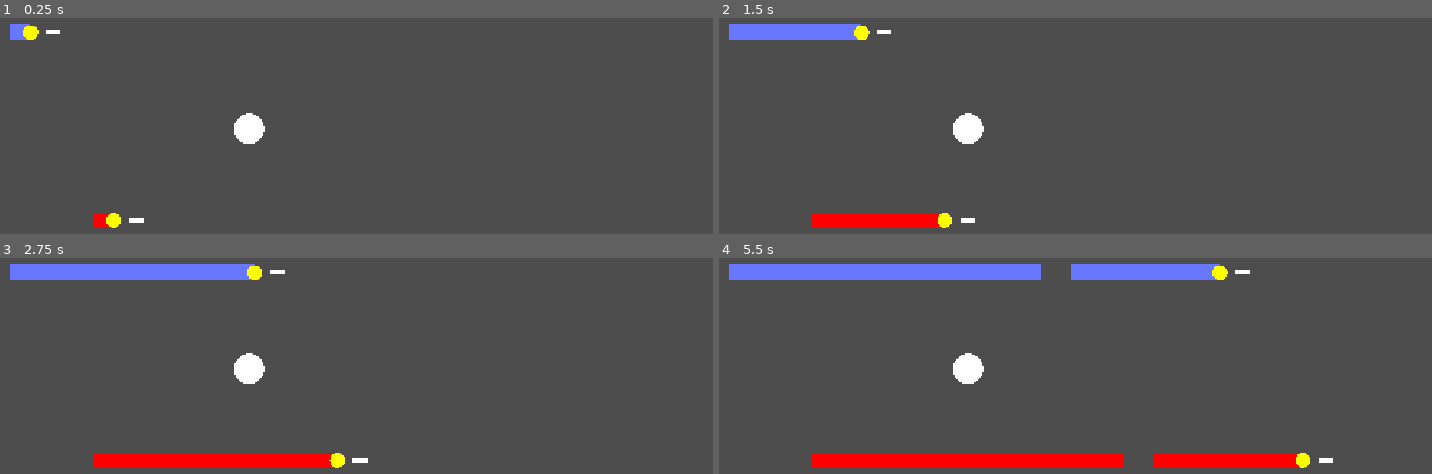
Above: before the commit, frames 1-4 (two rows, left to right).
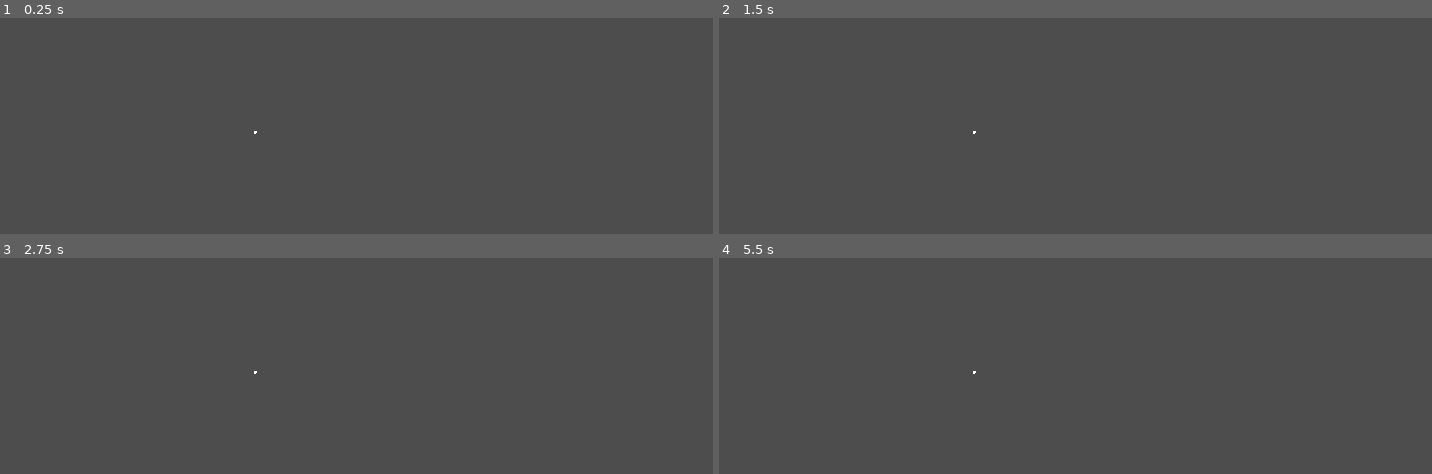
Above: after the commit, the same moments.

Repository: Alebereto/achtung-godot
Game: Godot game, scene res://scenes/game/game.tscn
Same seed, same stepped clock (60 frames per second), same inputs: the game is played once before the commit and once after it.
Inputs:
- Up to frame 1 (0.25 s): no input
- Up to frame 2 (1.5 s): no input
- Up to frame 3 (2.75 s): no input
- Up to frame 4 (5.5 s): no input

The runs differ from the first frame. In frame 1, 1.1% of the frame differs, in the area x 1-38%, y 2-98%; in frame 2, 3.3%; in frame 3, 5.6%; in frame 4, 9.9%, in the area x 1-87%, y 2-98%.

Commit message:
Change scale of player and powerups

Diff:
--- a/globals.gd
+++ b/globals.gd
@@ -2,7 +2,7 @@
 
 
 # array of Player.Settings
-var player_settings: Array = []
+var players_settings: Array = []
 
 func clamp_angle(angle: float) -> float:
 	if angle < 0: angle += 2.0*PI
--- a/objects/player/player.gd
+++ b/objects/player/player.gd
@@ -6,24 +6,24 @@
 # Player settings used for editor only
 @export_group("Player Settings")
 @export_color_no_alpha var _edit_trail_color: Color = Color.RED
-@export_range(0.0, 5000.0) var _edit_default_speed: float = 1500.0
-@export_range(1.0, 1000.0) var _edit_default_width: float = 256.0
-@export_range(0.0, 10.0) var _edit_default_turn: float = 2.5
+@export_range(0.0, 1500.0) var _edit_default_speed: float = 148.0
+@export_range(1.0, 1000.0) var _edit_default_width: float = 10.0
+@export_range(0.0, 10.0) var _edit_default_turn: float = 2.9
 @export var _edit_default_form: PLAYER_FORMS = PLAYER_FORMS.NORMAL
 @export_group("")
 
 class Settings:
 	const HOLE_DELAY := 3.5
-	const HOLE_LENGTH := 500.0
+	const HOLE_LENGTH := 32.0
 
 	var name: String = "P"
 	var trail_color: Color = Color.RED
 	var default_head_color: Color = Color.YELLOW
 	var reverse_color: Color = Color.BLUE
 
-	var default_speed: float = 1000.0
-	var default_width: float = 256.0
-	var default_turn_sharpness: float = 2.0
+	var default_speed: float = 148.0
+	var default_width: float = 10.0
+	var default_turn_sharpness: float = 2.5
 	var default_player_from: PLAYER_FORMS = PLAYER_FORMS.NORMAL
 
 enum PLAYER_FORMS{NORMAL, SQUARE}
@@ -37,8 +37,8 @@
 const CIRCLE_TEXTURE = preload("res://assets/sprites/player/circle.png")
 const SQUARE_TEXTURE = preload("res://assets/sprites/player/square.png")
 
-const SAFE_SELF_PERIOD = 0.1
-const SPRITE_WIDTH = 256.0
+const SAFE_SELF_PERIOD = 0.2
+const SPRITE_WIDTH = 32.0
 
 # inputs
 var _left_pressed: bool = false
@@ -230,6 +230,9 @@
 	_current_line = null
 
 
+func _update_grace_stamp() -> void:
+	_grace_period_stamp = _time_alive
+
 # Public functions
 # ================
 
@@ -267,8 +270,9 @@
 func set_width(w: float, grace: bool = false) -> void:
 	_width = w
 	_start_line(true) # update current line
-	if grace: _grace_period_stamp = _time_alive
-	#TODO: scale head
+	if grace: _update_grace_stamp()
+	var head_scale = _width / SPRITE_WIDTH
+	_head.scale = Vector2(head_scale, head_scale)
 
 ## Sets player's speed
 func set_speed(s: float) -> void:
@@ -279,6 +283,9 @@
 	# Disable all collision shapes
 	_head.find_child("Circle").set_deferred("disabled", true)
 	_head.find_child("Square").set_deferred("disabled", true)
+	# update grace period when collision shape changes
+	_update_grace_stamp()
+
 	# Turn on new form collision and change sprite
 	match player_form:
 		PLAYER_FORMS.NORMAL:
@@ -309,8 +316,8 @@
 			var crashed_on_trail: bool = other_shape.has_meta("time")
 			# if crash should not kill
 			if (other_id == player_id and crashed_on_trail and (
-				(_time_alive - other_shape.get_meta("time") < SAFE_SELF_PERIOD) or
-				(_time_alive - _grace_period_stamp < SAFE_SELF_PERIOD))):
+				(_time_alive - other_shape.get_meta("time") <= SAFE_SELF_PERIOD) or
+				(_time_alive - _grace_period_stamp <= SAFE_SELF_PERIOD))):
 				return
 			die()
 			crashed.emit(player_id, other_id, not crashed_on_trail)
--- a/objects/player/player.tscn
+++ b/objects/player/player.tscn
@@ -5,10 +5,10 @@
 [ext_resource type="Texture2D" uid="uid://bwxki7ab0s2lt" path="res://assets/sprites/player/circle.png" id="2_ssrue"]
 
 [sub_resource type="CircleShape2D" id="CircleShape2D_ssrue"]
-radius = 128.0
+radius = 16.0
 
 [sub_resource type="RectangleShape2D" id="RectangleShape2D_ssrue"]
-size = Vector2(256, 256)
+size = Vector2(32, 32)
 
 [node name="Player" type="Node2D"]
 process_mode = 1
@@ -22,21 +22,21 @@
 input_pickable = false
 
 [node name="Nose" type="Sprite2D" parent="HeadRoot/Head"]
-position = Vector2(380, 0)
-scale = Vector2(0.97, 0.275)
+z_index = -1
+position = Vector2(50, 0)
+scale = Vector2(0.105, 0.029)
 texture = ExtResource("2_jnjyq")
 
 [node name="HeadSprite" type="Sprite2D" parent="HeadRoot/Head"]
 modulate = Color(1, 1, 0, 1)
 z_index = -1
+scale = Vector2(0.125, 0.125)
 texture = ExtResource("2_ssrue")
 
 [node name="Circle" type="CollisionShape2D" parent="HeadRoot/Head"]
-z_index = 1
 shape = SubResource("CircleShape2D_ssrue")
 
 [node name="Square" type="CollisionShape2D" parent="HeadRoot/Head"]
-z_index = 1
 shape = SubResource("RectangleShape2D_ssrue")
 disabled = true
 
@@ -51,3 +51,4 @@
 monitoring = false
 
 [node name="Lines" type="Node2D" parent="TrailRoot"]
+z_index = -1
--- a/objects/powerups/powerup.tscn
+++ b/objects/powerups/powerup.tscn
@@ -4,18 +4,21 @@
 [ext_resource type="Texture2D" uid="uid://bwxki7ab0s2lt" path="res://assets/sprites/player/circle.png" id="2_dvjjh"]
 
 [sub_resource type="CircleShape2D" id="CircleShape2D_8tpo3"]
-radius = 128.0
+radius = 32.0
 
 [node name="Powerup" type="Area2D"]
-z_index = 2
-scale = Vector2(2, 2)
 collision_layer = 4
 collision_mask = 0
 monitoring = false
 script = ExtResource("1_bwiqj")
 
-[node name="Sprite2D" type="Sprite2D" parent="."]
-texture = ExtResource("2_dvjjh")
+[node name="Power" type="Sprite2D" parent="."]
+scale = Vector2(0.25, 0.25)
 
 [node name="CollisionShape2D" type="CollisionShape2D" parent="."]
 shape = SubResource("CircleShape2D_8tpo3")
+
+[node name="Circle" type="Sprite2D" parent="."]
+z_index = -1
+scale = Vector2(0.25, 0.25)
+texture = ExtResource("2_dvjjh")
--- a/project.godot
+++ b/project.godot
@@ -26,6 +26,8 @@
 
 [display]
 
+window/size/viewport_width=1280
+window/size/viewport_height=720
 window/stretch/mode="canvas_items"
 window/stretch/aspect="keep_height"
 
--- a/scenes/game/game.gd
+++ b/scenes/game/game.gd
@@ -1,5 +1,8 @@
 extends Node2D
 
+@export_range(1,10) var _player_count: int = 2
+
+@onready var _arena: Node2D = $Arena
 @onready var _pause_menu: Control = $PauseMenu
 
 
